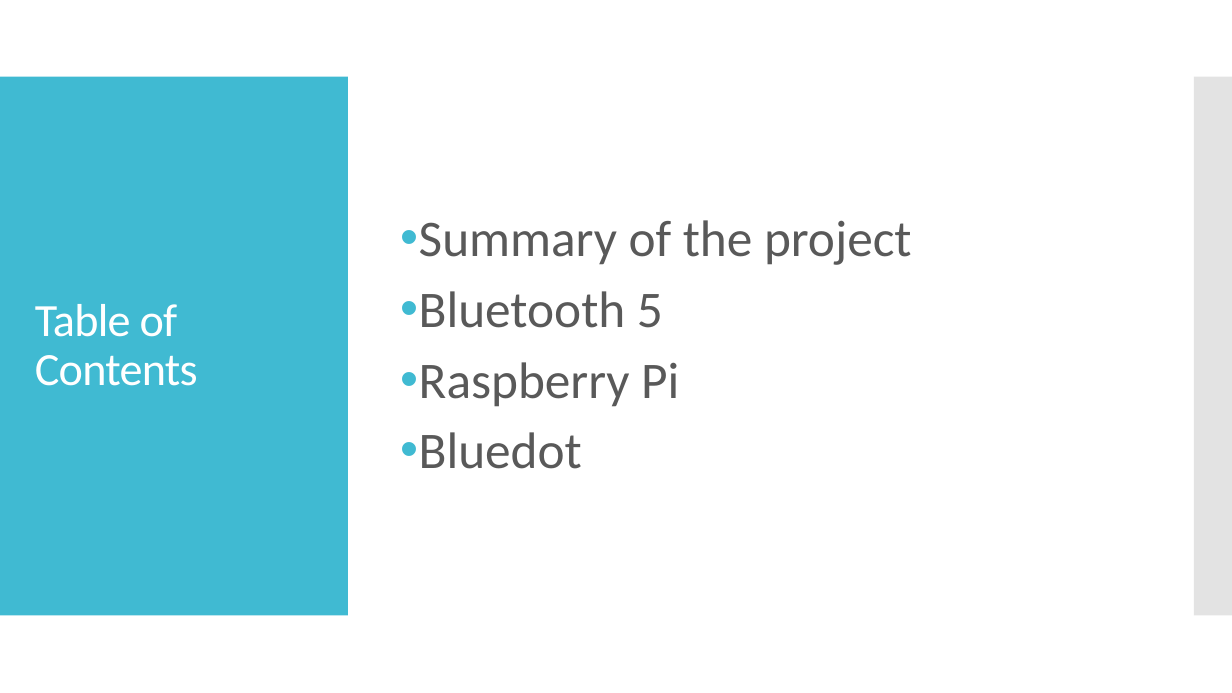
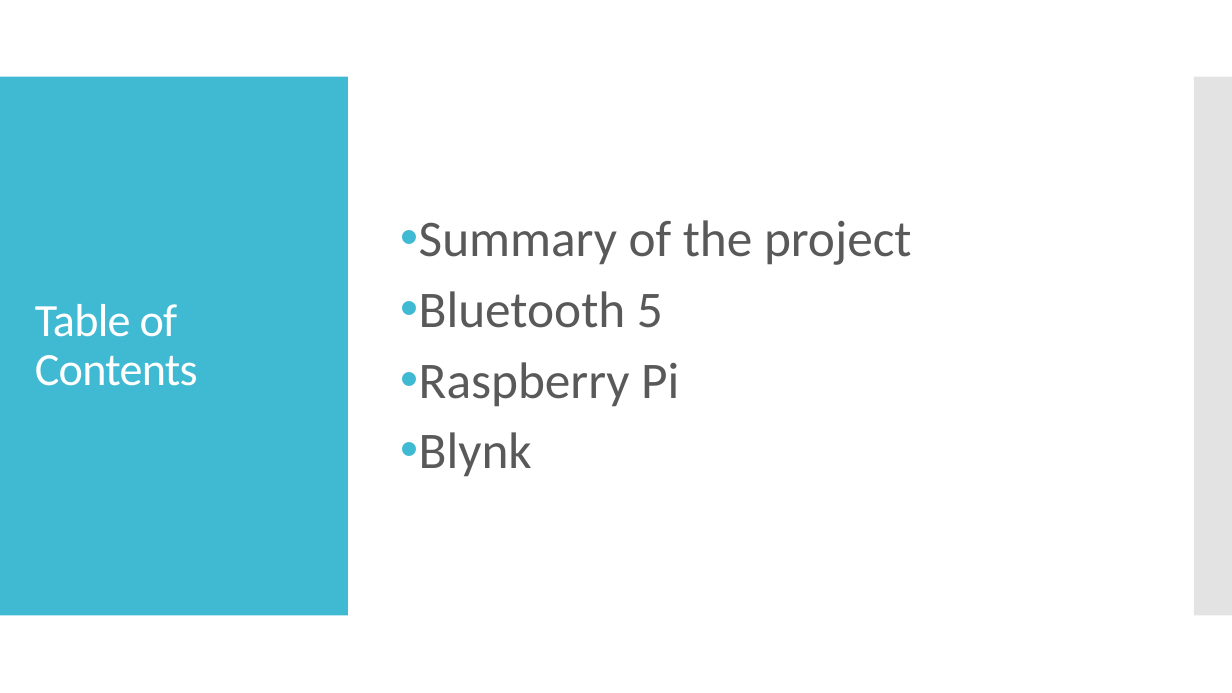
Before and after one commit to vyhoangquocnguyen/CapstoneProject_G1, a slide deck: slide 2 of Documentation/Smartphone-bluetooth.pptx. Drawn at 1232x693 pixels with LibreOffice and Linux fonts; fonts in the diff are those of the drawing. Boxes give left, top, right and bottom in pixels: in the first picture for what was removed or moved away, otherwise in the second. Text is boxed around its words. In the diff, an @@ line names an element or a change of style, - is before the commit and + after.

```diff
--- a/Documentation/Smartphone-bluetooth.pptx
+++ b/Documentation/Smartphone-bluetooth.pptx
@@ text at box(419, 432, 532, 477): text changed @@
-• Bluedot
+• Blynk
```
Also in this commit, not shown: 1 other file.
